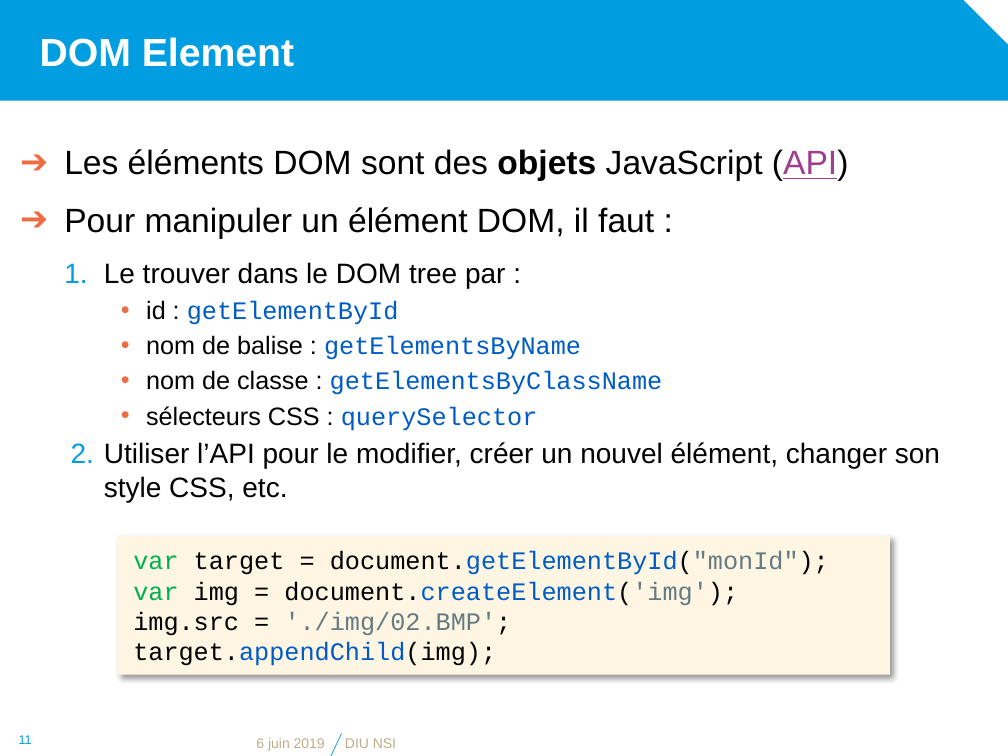
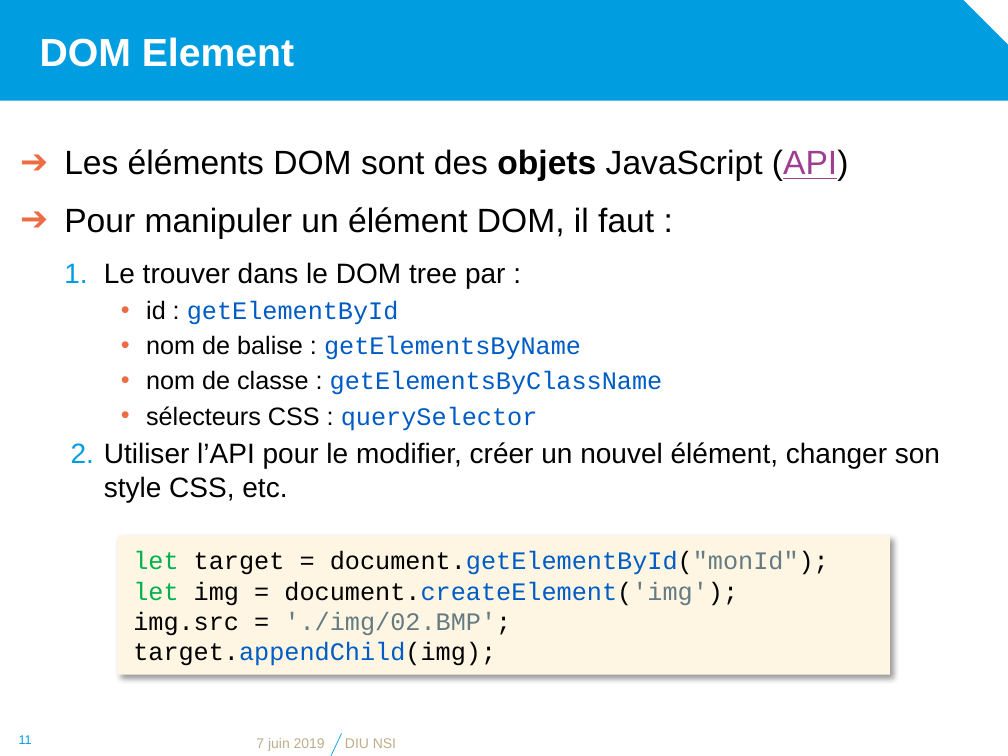
Before and after one commit to diu-uf-bordeaux/bloc1, a slide deck: slide 11 of web/4-JS/JavaScript.pptx. Drawn at 1008x756 pixels with LibreOffice and Linux fonts; fonts in the diff are those of the drawing; background and template pictures are left out. Boxes give left, top, right and bottom in pixels: in the first picture for what was removed or moved away, otherwise in the second. Text is boxed around its words. In the diff, an @@ line names an element or a change of style, - is before the commit and + after.

```diff
--- a/web/4-JS/JavaScript.pptx
+++ b/web/4-JS/JavaScript.pptx
@@ text in rectangle at (x1=133, y1=551, x2=829, y2=606): text changed @@
-var target = document.getElementById("monId"); var img = document.createElement('img');
+let target = document.getElementById("monId"); let img = document.createElement('img');
@@ text at (x1=256, y1=738, x2=325, y2=751): text changed @@
-6 juin 2019
+7 juin 2019
```
Also in this commit, not shown: 13 other slides changed, 6 other files.
